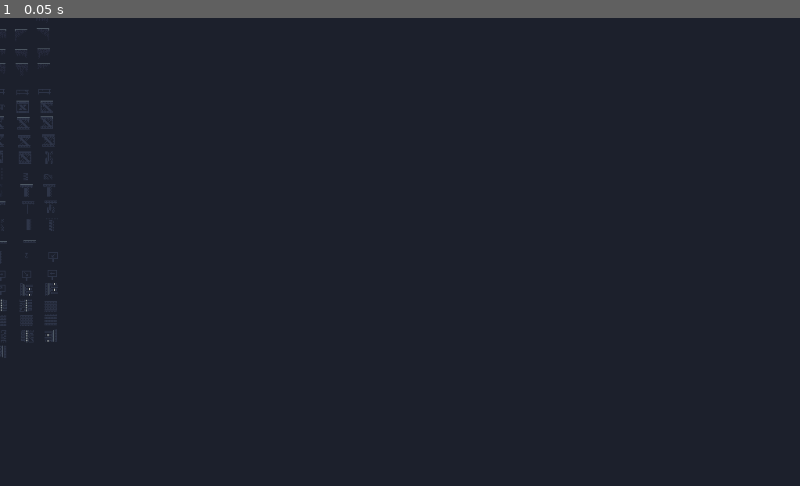
Above: before the commit, frame 1.
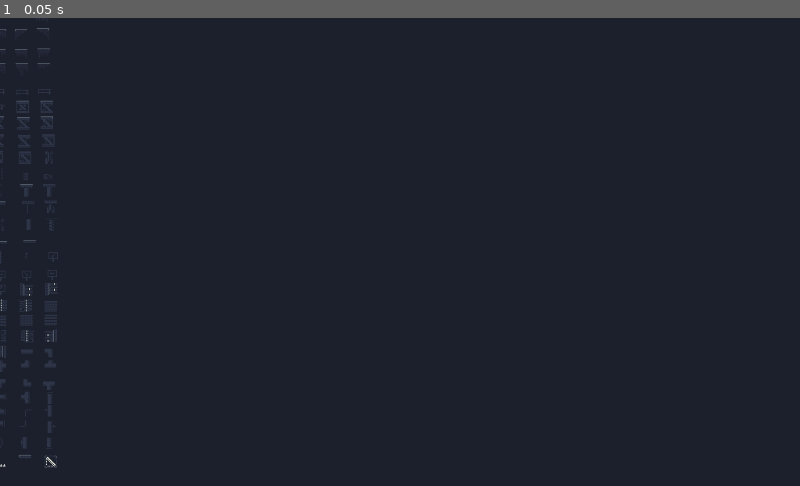
Above: after the commit, the same moment.

Repository: ladroid/IndustrialGame
Game: Godot game, scene res://scenes/GenMap.tscn
The game is run twice, just before and just after one commit, with the same random seed, the same clock (stepped at 60 frames per second) and the same inputs. This scene is started directly instead of the project's main scene.
Inputs:
- Up to frame 1 (0.05 s): no input

The runs differ from the first frame. In frame 1, 0.1% of the frame differs, in the area x 0-8%, y 70-97%.

Commit message:
improve game

Diff:
--- a/scenes/GenMap.tscn
+++ b/scenes/GenMap.tscn
@@ -910,6 +910,374 @@
 visible = false
 
 [node name="CollisionShape2D" type="CollisionShape2D" parent="Engine11/StaticBody2D"]
+shape = SubResource( 1 )
+disabled = true
+
+[node name="Trumpet00" type="Sprite" parent="."]
+position = Vector2( 35.0725, 427.848 )
+texture = ExtResource( 1 )
+region_enabled = true
+region_rect = Rect2( 192, 112, 16, 16 )
+__meta__ = {
+"_edit_group_": true
+}
+
+[node name="StaticBody2D" type="StaticBody2D" parent="Trumpet00"]
+visible = false
+
+[node name="CollisionShape2D" type="CollisionShape2D" parent="Trumpet00/StaticBody2D"]
+shape = SubResource( 1 )
+disabled = true
+
+[node name="Trumpet01" type="Sprite" parent="."]
+position = Vector2( 65.1674, 427.484 )
+texture = ExtResource( 1 )
+region_enabled = true
+region_rect = Rect2( 208, 112, 16, 16 )
+__meta__ = {
+"_edit_group_": true
+}
+
+[node name="StaticBody2D" type="StaticBody2D" parent="Trumpet01"]
+visible = false
+
+[node name="CollisionShape2D" type="CollisionShape2D" parent="Trumpet01/StaticBody2D"]
+shape = SubResource( 1 )
+disabled = true
+
+[node name="Trumpet02" type="Sprite" parent="."]
+position = Vector2( 0.656021, 446.194 )
+texture = ExtResource( 1 )
+region_enabled = true
+region_rect = Rect2( 224, 112, 16, 16 )
+__meta__ = {
+"_edit_group_": true
+}
+
+[node name="StaticBody2D" type="StaticBody2D" parent="Trumpet02"]
+visible = false
+
+[node name="CollisionShape2D" type="CollisionShape2D" parent="Trumpet02/StaticBody2D"]
+shape = SubResource( 1 )
+disabled = true
+
+[node name="Trumpet03" type="Sprite" parent="."]
+position = Vector2( 35.2808, 445.951 )
+texture = ExtResource( 1 )
+region_enabled = true
+region_rect = Rect2( 208, 128, 16, 16 )
+__meta__ = {
+"_edit_group_": true
+}
+
+[node name="StaticBody2D" type="StaticBody2D" parent="Trumpet03"]
+visible = false
+
+[node name="CollisionShape2D" type="CollisionShape2D" parent="Trumpet03/StaticBody2D"]
+shape = SubResource( 1 )
+disabled = true
+
+[node name="Trumpet04" type="Sprite" parent="."]
+position = Vector2( 64.8029, 445.951 )
+texture = ExtResource( 1 )
+region_enabled = true
+region_rect = Rect2( 192, 128, 16, 16 )
+__meta__ = {
+"_edit_group_": true
+}
+
+[node name="StaticBody2D" type="StaticBody2D" parent="Trumpet04"]
+visible = false
+
+[node name="CollisionShape2D" type="CollisionShape2D" parent="Trumpet04/StaticBody2D"]
+shape = SubResource( 1 )
+disabled = true
+
+[node name="Trumpet05" type="Sprite" parent="."]
+position = Vector2( -0.0729218, 465.511 )
+texture = ExtResource( 1 )
+region_enabled = true
+region_rect = Rect2( 176, 128, 16, 16 )
+__meta__ = {
+"_edit_group_": true
+}
+
+[node name="StaticBody2D" type="StaticBody2D" parent="Trumpet05"]
+visible = false
+
+[node name="CollisionShape2D" type="CollisionShape2D" parent="Trumpet05/StaticBody2D"]
+shape = SubResource( 1 )
+disabled = true
+
+[node name="Trumpet06" type="Sprite" parent="."]
+position = Vector2( 32.7295, 470.492 )
+texture = ExtResource( 1 )
+region_enabled = true
+region_rect = Rect2( 176, 144, 16, 16 )
+__meta__ = {
+"_edit_group_": true
+}
+
+[node name="StaticBody2D" type="StaticBody2D" parent="Trumpet06"]
+visible = false
+
+[node name="CollisionShape2D" type="CollisionShape2D" parent="Trumpet06/StaticBody2D"]
+shape = SubResource( 1 )
+disabled = true
+
+[node name="Trumpet07" type="Sprite" parent="."]
+position = Vector2( 63.4665, 469.277 )
+texture = ExtResource( 1 )
+region_enabled = true
+region_rect = Rect2( 192, 144, 16, 16 )
+__meta__ = {
+"_edit_group_": true
+}
+
+[node name="StaticBody2D" type="StaticBody2D" parent="Trumpet07"]
+visible = false
+
+[node name="CollisionShape2D" type="CollisionShape2D" parent="Trumpet07/StaticBody2D"]
+shape = SubResource( 1 )
+disabled = true
+
+[node name="Trumpet08" type="Sprite" parent="."]
+position = Vector2( 1.0205, 486.285 )
+texture = ExtResource( 1 )
+region_enabled = true
+region_rect = Rect2( 208, 144, 16, 16 )
+__meta__ = {
+"_edit_group_": true
+}
+
+[node name="StaticBody2D" type="StaticBody2D" parent="Trumpet08"]
+visible = false
+
+[node name="CollisionShape2D" type="CollisionShape2D" parent="Trumpet08/StaticBody2D"]
+shape = SubResource( 1 )
+disabled = true
+
+[node name="Trumpet09" type="Sprite" parent="."]
+position = Vector2( 35.2808, 486.285 )
+texture = ExtResource( 1 )
+region_enabled = true
+region_rect = Rect2( 224, 144, 16, 16 )
+__meta__ = {
+"_edit_group_": true
+}
+
+[node name="StaticBody2D" type="StaticBody2D" parent="Trumpet09"]
+visible = false
+
+[node name="CollisionShape2D" type="CollisionShape2D" parent="Trumpet09/StaticBody2D"]
+shape = SubResource( 1 )
+disabled = true
+
+[node name="Trumpet10" type="Sprite" parent="."]
+position = Vector2( 64.074, 486.893 )
+texture = ExtResource( 1 )
+region_enabled = true
+region_rect = Rect2( 224, 128, 16, 16 )
+__meta__ = {
+"_edit_group_": true
+}
+
+[node name="StaticBody2D" type="StaticBody2D" parent="Trumpet10"]
+visible = false
+
+[node name="CollisionShape2D" type="CollisionShape2D" parent="Trumpet10/StaticBody2D"]
+shape = SubResource( 1 )
+disabled = true
+
+[node name="Trumpet11" type="Sprite" parent="."]
+position = Vector2( -0.315895, 504.873 )
+texture = ExtResource( 1 )
+region_enabled = true
+region_rect = Rect2( 240, 128, 16, 16 )
+__meta__ = {
+"_edit_group_": true
+}
+
+[node name="StaticBody2D" type="StaticBody2D" parent="Trumpet11"]
+visible = false
+
+[node name="CollisionShape2D" type="CollisionShape2D" parent="Trumpet11/StaticBody2D"]
+shape = SubResource( 1 )
+disabled = true
+
+[node name="Trumpet12" type="Sprite" parent="."]
+position = Vector2( 32.851, 502.93 )
+texture = ExtResource( 1 )
+region_enabled = true
+region_rect = Rect2( 240, 112, 16, 16 )
+__meta__ = {
+"_edit_group_": true
+}
+
+[node name="StaticBody2D" type="StaticBody2D" parent="Trumpet12"]
+visible = false
+
+[node name="CollisionShape2D" type="CollisionShape2D" parent="Trumpet12/StaticBody2D"]
+shape = SubResource( 1 )
+disabled = true
+
+[node name="Trumpet13" type="Sprite" parent="."]
+position = Vector2( 63.7095, 503.294 )
+texture = ExtResource( 1 )
+region_enabled = true
+region_rect = Rect2( 256, 112, 16, 16 )
+__meta__ = {
+"_edit_group_": true
+}
+
+[node name="StaticBody2D" type="StaticBody2D" parent="Trumpet13"]
+visible = false
+
+[node name="CollisionShape2D" type="CollisionShape2D" parent="Trumpet13/StaticBody2D"]
+shape = SubResource( 1 )
+disabled = true
+
+[node name="Trumpet14" type="Sprite" parent="."]
+position = Vector2( -0.801849, 519.574 )
+texture = ExtResource( 1 )
+region_enabled = true
+region_rect = Rect2( 256, 128, 16, 16 )
+__meta__ = {
+"_edit_group_": true
+}
+
+[node name="StaticBody2D" type="StaticBody2D" parent="Trumpet14"]
+visible = false
+
+[node name="CollisionShape2D" type="CollisionShape2D" parent="Trumpet14/StaticBody2D"]
+shape = SubResource( 1 )
+disabled = true
+
+[node name="Trumpet15" type="Sprite" parent="."]
+position = Vector2( 32.9725, 523.583 )
+texture = ExtResource( 1 )
+region_enabled = true
+region_rect = Rect2( 256, 144, 16, 16 )
+__meta__ = {
+"_edit_group_": true
+}
+
+[node name="StaticBody2D" type="StaticBody2D" parent="Trumpet15"]
+visible = false
+
+[node name="CollisionShape2D" type="CollisionShape2D" parent="Trumpet15/StaticBody2D"]
+shape = SubResource( 1 )
+disabled = true
+
+[node name="Trumpet16" type="Sprite" parent="."]
+position = Vector2( 63.9525, 523.583 )
+texture = ExtResource( 1 )
+region_enabled = true
+region_rect = Rect2( 240, 144, 16, 16 )
+__meta__ = {
+"_edit_group_": true
+}
+
+[node name="StaticBody2D" type="StaticBody2D" parent="Trumpet16"]
+visible = false
+
+[node name="CollisionShape2D" type="CollisionShape2D" parent="Trumpet16/StaticBody2D"]
+shape = SubResource( 1 )
+disabled = true
+
+[node name="Trumpet17" type="Sprite" parent="."]
+position = Vector2( -1.28781, 544.236 )
+texture = ExtResource( 1 )
+region_enabled = true
+region_rect = Rect2( 240, 160, 16, 16 )
+__meta__ = {
+"_edit_group_": true
+}
+
+[node name="StaticBody2D" type="StaticBody2D" parent="Trumpet17"]
+visible = false
+
+[node name="CollisionShape2D" type="CollisionShape2D" parent="Trumpet17/StaticBody2D"]
+shape = SubResource( 1 )
+disabled = true
+
+[node name="Trumpet18" type="Sprite" parent="."]
+position = Vector2( 32.2435, 544.236 )
+texture = ExtResource( 1 )
+region_enabled = true
+region_rect = Rect2( 240, 176, 16, 16 )
+__meta__ = {
+"_edit_group_": true
+}
+
+[node name="StaticBody2D" type="StaticBody2D" parent="Trumpet18"]
+visible = false
+
+[node name="CollisionShape2D" type="CollisionShape2D" parent="Trumpet18/StaticBody2D"]
+shape = SubResource( 1 )
+disabled = true
+
+[node name="Trumpet19" type="Sprite" parent="."]
+position = Vector2( 63.2183, 544.764 )
+texture = ExtResource( 1 )
+region_enabled = true
+region_rect = Rect2( 224, 192, 16, 16 )
+__meta__ = {
+"_edit_group_": true
+}
+
+[node name="StaticBody2D" type="StaticBody2D" parent="Trumpet19"]
+visible = false
+
+[node name="CollisionShape2D" type="CollisionShape2D" parent="Trumpet19/StaticBody2D"]
+shape = SubResource( 1 )
+disabled = true
+
+[node name="Trap00" type="Sprite" parent="."]
+position = Vector2( -0.840149, 566.775 )
+texture = ExtResource( 1 )
+region_enabled = true
+region_rect = Rect2( 192, 32, 16, 16 )
+__meta__ = {
+"_edit_group_": true
+}
+
+[node name="StaticBody2D" type="StaticBody2D" parent="Trap00"]
+visible = false
+
+[node name="CollisionShape2D" type="CollisionShape2D" parent="Trap00/StaticBody2D"]
+shape = SubResource( 1 )
+disabled = true
+
+[node name="Trap01" type="Sprite" parent="."]
+position = Vector2( 31.7163, 568.225 )
+texture = ExtResource( 1 )
+region_enabled = true
+region_rect = Rect2( 192, 48, 16, 16 )
+__meta__ = {
+"_edit_group_": true
+}
+
+[node name="StaticBody2D" type="StaticBody2D" parent="Trap01"]
+visible = false
+
+[node name="CollisionShape2D" type="CollisionShape2D" parent="Trap01/StaticBody2D"]
+shape = SubResource( 1 )
+disabled = true
+
+[node name="Mirror00" type="Sprite" parent="."]
+position = Vector2( 65.1954, 568.752 )
+texture = ExtResource( 1 )
+region_enabled = true
+region_rect = Rect2( 336, 160, 16, 16 )
+__meta__ = {
+"_edit_group_": true
+}
+
+[node name="StaticBody2D" type="StaticBody2D" parent="Mirror00"]
+visible = false
+
+[node name="CollisionShape2D" type="CollisionShape2D" parent="Mirror00/StaticBody2D"]
 shape = SubResource( 1 )
 disabled = true
 
--- a/scenes/Map.tscn
+++ b/scenes/Map.tscn
@@ -10,7 +10,7 @@
 cell_size = Vector2( 15, 15 )
 cell_custom_transform = Transform2D( 16, 0, 0, 16, 0, 0 )
 format = 1
-tile_data = PoolIntArray( 2031624, 26, 0, 2097160, 26, 0, 21 …(540 unchanged characters)… , 2424846, 39, 0, 2424861, 42, 0, 2424869, 52, 0, 2424870, 60, 0, 2490370, 46, 0 …(1256 unchanged characters)…
+tile_data = PoolIntArray( 2031624, 26, 0, 2097160, 26, 0, 21 …(540 unchanged characters)… , 2424846, 39, 0, 2424861, 42, 0, 2424865, 84, 0, 2424869, 52, 0, 2424870, 60, 0, 2490370, 46, 0 …(1256 unchanged characters)…
 
 [node name="Hero" parent="." instance=ExtResource( 2 )]
 position = Vector2( 3.41133, 576.66 )
--- a/tileset/tileset.tres
+++ b/tileset/tileset.tres
@@ -1,8 +1,11 @@
-[gd_resource type="TileSet" load_steps=4 format=2]
+[gd_resource type="TileSet" load_steps=5 format=2]
 
 [ext_resource path="res://sprite/industrial.v1.png" type="Texture" id=1]
 
 [sub_resource type="RectangleShape2D" id=1]
+extents = Vector2( 8.00045, 5.58495 )
+
+[sub_resource type="RectangleShape2D" id=3]
 extents = Vector2( 8.00045, 5.58495 )
 
 [sub_resource type="RectangleShape2D" id=2]
@@ -543,7 +546,7 @@
 "autotile_coord": Vector2( 0, 0 ),
 "one_way": false,
 "one_way_margin": 1.0,
-"shape": SubResource( 1 ),
+"shape": SubResource( 3 ),
 "shape_transform": Transform2D( 1, 0, 0, 1, 8.07698, 10.2323 )
 } ]
 39/z_index = 0
@@ -559,7 +562,7 @@
 "autotile_coord": Vector2( 0, 0 ),
 "one_way": false,
 "one_way_margin": 1.0,
-"shape": SubResource( 1 ),
+"shape": SubResource( 3 ),
 "shape_transform": Transform2D( 1, 0, 0, 1, 8, 10.1553 )
 } ]
 40/z_index = 0
@@ -797,3 +800,233 @@
 61/navigation_offset = Vector2( 8, 8 )
 61/shapes = [  ]
 61/z_index = 0
+62/name = "Trumpet00"
+62/texture = ExtResource( 1 )
+62/tex_offset = Vector2( 0, 0 )
+62/modulate = Color( 1, 1, 1, 1 )
+62/region = Rect2( 192, 112, 16, 16 )
+62/tile_mode = 0
+62/occluder_offset = Vector2( 8, 8 )
+62/navigation_offset = Vector2( 8, 8 )
+62/shapes = [  ]
+62/z_index = 0
+63/name = "Trumpet01"
+63/texture = ExtResource( 1 )
+63/tex_offset = Vector2( 0, 0 )
+63/modulate = Color( 1, 1, 1, 1 )
+63/region = Rect2( 208, 112, 16, 16 )
+63/tile_mode = 0
+63/occluder_offset = Vector2( 8, 8 )
+63/navigation_offset = Vector2( 8, 8 )
+63/shapes = [  ]
+63/z_index = 0
+64/name = "Trumpet02"
+64/texture = ExtResource( 1 )
+64/tex_offset = Vector2( 0, 0 )
+64/modulate = Color( 1, 1, 1, 1 )
+64/region = Rect2( 224, 112, 16, 16 )
+64/tile_mode = 0
+64/occluder_offset = Vector2( 8, 8 )
+64/navigation_offset = Vector2( 8, 8 )
+64/shapes = [  ]
+64/z_index = 0
+65/name = "Trumpet03"
+65/texture = ExtResource( 1 )
+65/tex_offset = Vector2( 0, 0 )
+65/modulate = Color( 1, 1, 1, 1 )
+65/region = Rect2( 208, 128, 16, 16 )
+65/tile_mode = 0
+65/occluder_offset = Vector2( 8, 8 )
+65/navigation_offset = Vector2( 8, 8 )
+65/shapes = [  ]
+65/z_index = 0
+66/name = "Trumpet04"
+66/texture = ExtResource( 1 )
+66/tex_offset = Vector2( 0, 0 )
+66/modulate = Color( 1, 1, 1, 1 )
+66/region = Rect2( 192, 128, 16, 16 )
+66/tile_mode = 0
+66/occluder_offset = Vector2( 8, 8 )
+66/navigation_offset = Vector2( 8, 8 )
+66/shapes = [  ]
+66/z_index = 0
+67/name = "Trumpet05"
+67/texture = ExtResource( 1 )
+67/tex_offset = Vector2( 0, 0 )
+67/modulate = Color( 1, 1, 1, 1 )
+67/region = Rect2( 176, 128, 16, 16 )
+67/tile_mode = 0
+67/occluder_offset = Vector2( 8, 8 )
+67/navigation_offset = Vector2( 8, 8 )
+67/shapes = [  ]
+67/z_index = 0
+68/name = "Trumpet06"
+68/texture = ExtResource( 1 )
+68/tex_offset = Vector2( 0, 0 )
+68/modulate = Color( 1, 1, 1, 1 )
+68/region = Rect2( 176, 144, 16, 16 )
+68/tile_mode = 0
+68/occluder_offset = Vector2( 8, 8 )
+68/navigation_offset = Vector2( 8, 8 )
+68/shapes = [  ]
+68/z_index = 0
+69/name = "Trumpet07"
+69/texture = ExtResource( 1 )
+69/tex_offset = Vector2( 0, 0 )
+69/modulate = Color( 1, 1, 1, 1 )
+69/region = Rect2( 192, 144, 16, 16 )
+69/tile_mode = 0
+69/occluder_offset = Vector2( 8, 8 )
+69/navigation_offset = Vector2( 8, 8 )
+69/shapes = [  ]
+69/z_index = 0
+70/name = "Trumpet08"
+70/texture = ExtResource( 1 )
+70/tex_offset = Vector2( 0, 0 )
+70/modulate = Color( 1, 1, 1, 1 )
+70/region = Rect2( 208, 144, 16, 16 )
+70/tile_mode = 0
+70/occluder_offset = Vector2( 8, 8 )
+70/navigation_offset = Vector2( 8, 8 )
+70/shapes = [  ]
+70/z_index = 0
+71/name = "Trumpet09"
+71/texture = ExtResource( 1 )
+71/tex_offset = Vector2( 0, 0 )
+71/modulate = Color( 1, 1, 1, 1 )
+71/region = Rect2( 224, 144, 16, 16 )
+71/tile_mode = 0
+71/occluder_offset = Vector2( 8, 8 )
+71/navigation_offset = Vector2( 8, 8 )
+71/shapes = [  ]
+71/z_index = 0
+72/name = "Trumpet10"
+72/texture = ExtResource( 1 )
+72/tex_offset = Vector2( 0, 0 )
+72/modulate = Color( 1, 1, 1, 1 )
+72/region = Rect2( 224, 128, 16, 16 )
+72/tile_mode = 0
+72/occluder_offset = Vector2( 8, 8 )
+72/navigation_offset = Vector2( 8, 8 )
+72/shapes = [  ]
+72/z_index = 0
+73/name = "Trumpet11"
+73/texture = ExtResource( 1 )
+73/tex_offset = Vector2( 0, 0 )
+73/modulate = Color( 1, 1, 1, 1 )
+73/region = Rect2( 240, 128, 16, 16 )
+73/tile_mode = 0
+73/occluder_offset = Vector2( 8, 8 )
+73/navigation_offset = Vector2( 8, 8 )
+73/shapes = [  ]
+73/z_index = 0
+74/name = "Trumpet12"
+74/texture = ExtResource( 1 )
+74/tex_offset = Vector2( 0, 0 )
+74/modulate = Color( 1, 1, 1, 1 )
+74/region = Rect2( 240, 112, 16, 16 )
+74/tile_mode = 0
+74/occluder_offset = Vector2( 8, 8 )
+74/navigation_offset = Vector2( 8, 8 )
+74/shapes = [  ]
+74/z_index = 0
+75/name = "Trumpet13"
+75/texture = ExtResource( 1 )
+75/tex_offset = Vector2( 0, 0 )
+75/modulate = Color( 1, 1, 1, 1 )
+75/region = Rect2( 256, 112, 16, 16 )
+75/tile_mode = 0
+75/occluder_offset = Vector2( 8, 8 )
+75/navigation_offset = Vector2( 8, 8 )
+75/shapes = [  ]
+75/z_index = 0
+76/name = "Trumpet14"
+76/texture = ExtResource( 1 )
+76/tex_offset = Vector2( 0, 0 )
+76/modulate = Color( 1, 1, 1, 1 )
+76/region = Rect2( 256, 128, 16, 16 )
+76/tile_mode = 0
+76/occluder_offset = Vector2( 8, 8 )
+76/navigation_offset = Vector2( 8, 8 )
+76/shapes = [  ]
+76/z_index = 0
+77/name = "Trumpet15"
+77/texture = ExtResource( 1 )
+77/tex_offset = Vector2( 0, 0 )
+77/modulate = Color( 1, 1, 1, 1 )
+77/region = Rect2( 256, 144, 16, 16 )
+77/tile_mode = 0
+77/occluder_offset = Vector2( 8, 8 )
+77/navigation_offset = Vector2( 8, 8 )
+77/shapes = [  ]
+77/z_index = 0
+78/name = "Trumpet16"
+78/texture = ExtResource( 1 )
+78/tex_offset = Vector2( 0, 0 )
+78/modulate = Color( 1, 1, 1, 1 )
+78/region = Rect2( 240, 144, 16, 16 )
+78/tile_mode = 0
+78/occluder_offset = Vector2( 8, 8 )
+78/navigation_offset = Vector2( 8, 8 )
+78/shapes = [  ]
+78/z_index = 0
+79/name = "Trumpet17"
+79/texture = ExtResource( 1 )
+79/tex_offset = Vector2( 0, 0 )
+79/modulate = Color( 1, 1, 1, 1 )
+79/region = Rect2( 240, 160, 16, 16 )
+79/tile_mode = 0
+79/occluder_offset = Vector2( 8, 8 )
+79/navigation_offset = Vector2( 8, 8 )
+79/shapes = [  ]
+79/z_index = 0
+80/name = "Trumpet18"
+80/texture = ExtResource( 1 )
+80/tex_offset = Vector2( 0, 0 )
+80/modulate = Color( 1, 1, 1, 1 )
+80/region = Rect2( 240, 176, 16, 16 )
+80/tile_mode = 0
+80/occluder_offset = Vector2( 8, 8 )
+80/navigation_offset = Vector2( 8, 8 )
+80/shapes = [  ]
+80/z_index = 0
+81/name = "Trumpet19"
+81/texture = ExtResource( 1 )
+81/tex_offset = Vector2( 0, 0 )
+81/modulate = Color( 1, 1, 1, 1 )
+81/region = Rect2( 224, 192, 16, 16 )
+81/tile_mode = 0
+81/occluder_offset = Vector2( 8, 8 )
+81/navigation_offset = Vector2( 8, 8 )
+81/shapes = [  ]
+81/z_index = 0
+82/name = "Trap00"
+82/texture = ExtResource( 1 )
+82/tex_offset = Vector2( 0, 0 )
+82/modulate = Color( 1, 1, 1, 1 )
+82/region = Rect2( 192, 32, 16, 16 )
+82/tile_mode = 0
+82/occluder_offset = Vector2( 8, 8 )
+82/navigation_offset = Vector2( 8, 8 )
+82/shapes = [  ]
+82/z_index = 0
+83/name = "Trap01"
+83/texture = ExtResource( 1 )
+83/tex_offset = Vector2( 0, 0 )
+83/modulate = Color( 1, 1, 1, 1 )
+83/region = Rect2( 192, 48, 16, 16 )
+83/tile_mode = 0
+83/occluder_offset = Vector2( 8, 8 )
+83/navigation_offset = Vector2( 8, 8 )
+83/shapes = [  ]
+83/z_index = 0
+84/name = "Mirror00"
+84/texture = ExtResource( 1 )
+84/tex_offset = Vector2( 0, 0 )
+84/modulate = Color( 1, 1, 1, 1 )
+84/region = Rect2( 336, 160, 16, 16 )
+84/tile_mode = 0
+84/occluder_offset = Vector2( 8, 8 )
+84/navigation_offset = Vector2( 8, 8 )
+84/shapes = [  ]
+84/z_index = 0
